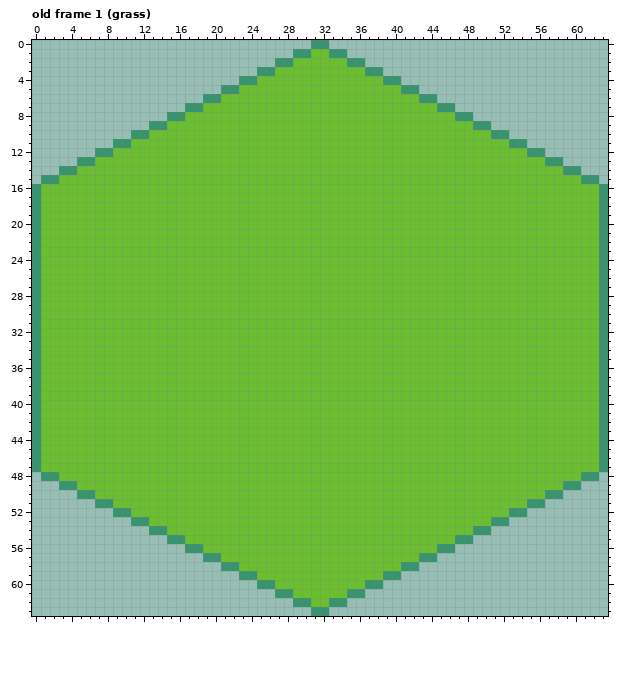
Two states of a pixel-art file, aseprite/tiles.aseprite. The picture above was drawn from the file before the commit.
64x64 pixels, 10 frames. Pixels under 10% opacity are left out. Colours within 5 levels of each other are drawn and written as one. Shown: old frame 1 (grass). The commit also changed other frames, which this record leaves out.
Now the later version:
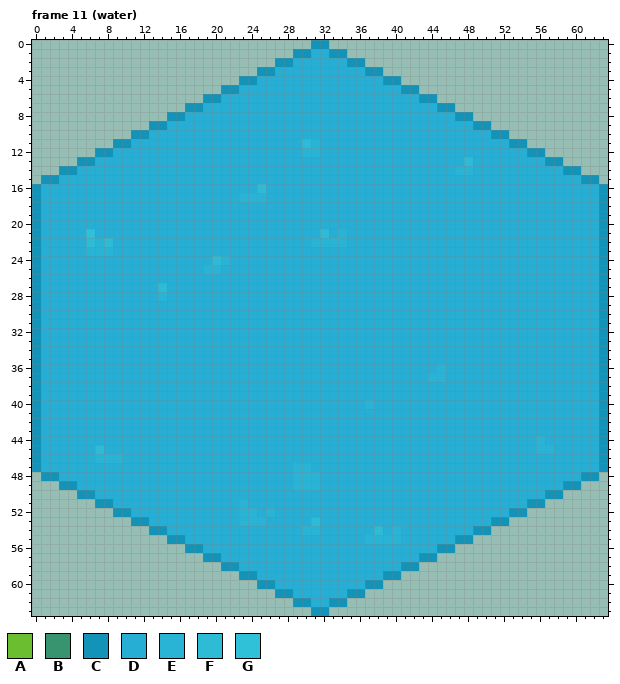
Palette (. is transparent): A #6abe30  B #37946e  C #1393b8  D #27aed5  E #29b4d6  F #2dbbd6  G #2fc1d7
A new or re-ordered frame is compared with the old frame closest to it.
Edits made:
frames 10 -> 16
Changed rows in their new state; - is an unchanged pixel.
Frame 11 (water) is new; against old frame 1 (grass), layers "Layer 1", "Base":
first column x 0:
 0 -------------------------------CC-------------------------------
 1 -----------------------------CCDDCC-----------------------------
 2 ---------------------------CCDDDDDDCC---------------------------
 3 -------------------------CCDDDDDDDDDDCC-------------------------
 4 -----------------------CCDDDDDDDDDDDDDDCC-----------------------
 5 ---------------------CCDDDDDDDDDDDDDDDDDDCC---------------------
 6 -------------------CCDDDDDDDDDDDDDDDDDDDDDDCC-------------------
 7 -----------------CCDDDDDDDDDDDDDDDDDDDDDDDDDDCC-----------------
 8 ---------------CCDDDDDDDDDDDDDDDDDDDDDDDDDDDDDDCC---------------
 9 -------------CCDDDDDDDDDDDDDDDDDDDDDDDDDDDDDDDDDDCC-------------
10 -----------CCDDDDDDDDDDDDDDDDDDDDDDDDDDDDDDDDDDDDDDCC-----------
11 ---------CCDDDDDDDDDDDDDDDDDDDFEDDDDDDDDDDDDDDDDDDDDDCC---------
12 -------CCDDDDDDDDDDDDDDDDDDDDDEEDDDDDDDDDDDDDDDDDDDDDDDCC-------
13 -----CCDDDDDDDDDDDDDDDDDDDDDDDDDDDDDDDDDDDDDDDDDFDDDDDDDDCC-----
14 ---CCDDDDDDDDDDDDDDDDDDDDDDDDDDDDDDDDDDDDDDDDDDEEDDDDDDDDDDCC---
15 -CCDDDDDDDDDDDDDDDDDDDDDDDDDDDDDDDDDDDDDDDDDDDDDDDDDDDDDDDDDDCC-
16 CDDDDDDDDDDDDDDDDDDDDDDDDFDDDDDDDDDDDDDDDDDDDDDDDDDDDDDDDDDDDDDC
17 CDDDDDDDDDDDDDDDDDDDDDDEEEDDDDDDDDDDDDDDDDDDDDDDDDDDDDDDDDDDDDDC
18 CDDDDDDDDDDDDDDDDDDDDDDDDDDDDDDDDDDDDDDDDDDDDDDDDDDDDDDDDDDDDDDC
19 CDDDDDDDDDDDDDDDDDDDDDDDDDDDDDDDDDDDDDDDDDDDDDDDDDDDDDDDDDDDDDDC
20 CDDDDDDDDDDDDDDDDDDDDDDDDDDDDDDDDDDDDDDDDDDDDDDDDDDDDDDDDDDDDDDC
21 CDDDDDGDDDDDDDDDDDDDDDDDDDDDDDDDFDEDDDDDDDDDDDDDDDDDDDDDDDDDDDDC
22 CDDDDDFEFDDDDDDDDDDDDDDDDDDDDDDEEEEDDDDDDDDDDDDDDDDDDDDDDDDDDDDC
23 CDDDDDEEEDDDDDDDDDDDDDDDDDDDDDDDDDDDDDDDDDDDDDDDDDDDDDDDDDDDDDDC
24 CDDDDDDDDDDDDDDDDDDDFEDDDDDDDDDDDDDDDDDDDDDDDDDDDDDDDDDDDDDDDDDC
25 CDDDDDDDDDDDDDDDDDDEEDDDDDDDDDDDDDDDDDDDDDDDDDDDDDDDDDDDDDDDDDDC
26 CDDDDDDDDDDDDDDDDDDDDDDDDDDDDDDDDDDDDDDDDDDDDDDDDDDDDDDDDDDDDDDC
27 CDDDDDDDDDDDDDFDDDDDDDDDDDDDDDDDDDDDDDDDDDDDDDDDDDDDDDDDDDDDDDDC
28 CDDDDDDDDDDDDDEDDDDDDDDDDDDDDDDDDDDDDDDDDDDDDDDDDDDDDDDDDDDDDDDC
29 CDDDDDDDDDDDDDDDDDDDDDDDDDDDDDDDDDDDDDDDDDDDDDDDDDDDDDDDDDDDDDDC
30 CDDDDDDDDDDDDDDDDDDDDDDDDDDDDDDDDDDDDDDDDDDDDDDDDDDDDDDDDDDDDDDC
31 CDDDDDDDDDDDDDDDDDDDDDDDDDDDDDDDDDDDDDDDDDDDDDDDDDDDDDDDDDDDDDDC
32 CDDDDDDDDDDDDDDDDDDDDDDDDDDDDDDDDDDDDDDDDDDDDDDDDDDDDDDDDDDDDDDC
33 CDDDDDDDDDDDDDDDDDDDDDDDDDDDDDDDDDDDDDDDDDDDDDDDDDDDDDDDDDDDDDDC
34 CDDDDDDDDDDDDDDDDDDDDDDDDDDDDDDDDDDDDDDDDDDDDDDDDDDDDDDDDDDDDDDC
35 CDDDDDDDDDDDDDDDDDDDDDDDDDDDDDDDDDDDDDDDDDDDDDDDDDDDDDDDDDDDDDDC
36 CDDDDDDDDDDDDDDDDDDDDDDDDDDDDDDDDDDDDDDDDDDDDEDDDDDDDDDDDDDDDDDC
37 CDDDDDDDDDDDDDDDDDDDDDDDDDDDDDDDDDDDDDDDDDDDEEDDDDDDDDDDDDDDDDDC
38 CDDDDDDDDDDDDDDDDDDDDDDDDDDDDDDDDDDDDDDDDDDDDDDDDDDDDDDDDDDDDDDC
39 CDDDDDDDDDDDDDDDDDDDDDDDDDDDDDDDDDDDDDDDDDDDDDDDDDDDDDDDDDDDDDDC
40 CDDDDDDDDDDDDDDDDDDDDDDDDDDDDDDDDDDDDEDDDDDDDDDDDDDDDDDDDDDDDDDC
41 CDDDDDDDDDDDDDDDDDDDDDDDDDDDDDDDDDDDDDDDDDDDDDDDDDDDDDDDDDDDDDDC
42 CDDDDDDDDDDDDDDDDDDDDDDDDDDDDDDDDDDDDDDDDDDDDDDDDDDDDDDDDDDDDDDC
43 CDDDDDDDDDDDDDDDDDDDDDDDDDDDDDDDDDDDDDDDDDDDDDDDDDDDDDDDDDDDDDDC
44 CDDDDDDDDDDDDDDDDDDDDDDDDDDDDDDDDDDDDDDDDDDDDDDDDDDDDDDDEDDDDDDC
45 CDDDDDDFDDDDDDDDDDDDDDDDDDDDDDDDDDDDDDDDDDDDDDDDDDDDDDDDEEDDDDDC
46 CDDDDDDEEEDDDDDDDDDDDDDDDDDDDDDDDDDDDDDDDDDDDDDDDDDDDDDDDDDDDDDC
47 CDDDDDDDDDDDDDDDDDDDDDDDDDDDDEEDDDDDDDDDDDDDDDDDDDDDDDDDDDDDDDDC
48 -CCDDDDDDDDDDDDDDDDDDDDDDDDDDEEEDDDDDDDDDDDDDDDDDDDDDDDDDDDDDCC-
49 ---CCDDDDDDDDDDDDDDDDDDDDDDDDEEEDDDDDDDDDDDDDDDDDDDDDDDDDDDCC---
50 -----CCDDDDDDDDDDDDDDDDDDDDDDDDDDDDDDDDDDDDDDDDDDDDDDDDDDCC-----
51 -------CCDDDDDDDDDDDDDDEDDDDDDDDDDDDDDDDDDDDDDDDDDDDDDDCC-------
52 ---------CCDDDDDDDDDDDDEEDEDDDDDDDDDDDDDDDDDDDDDDDDDDCC---------
53 -----------CCDDDDDDDDDDEEEDDDDDFDDDDDDDDDDDDDDDDDDDCC-----------
54 -------------CCDDDDDDDDDDDDDDDEEDDDDDDFDEDDDDDDDDCC-------------
55 ---------------CCDDDDDDDDDDDDDDDDDDDDEEEEDDDDDDCC---------------
56 -----------------CCDDDDDDDDDDDDDDDDDDDDDDDDDDCC-----------------
57 -------------------CCDDDDDDDDDDDDDDDDDDDDDDCC-------------------
58 ---------------------CCDDDDDDDDDDDDDDDDDDCC---------------------
59 -----------------------CCDDDDDDDDDDDDDDCC-----------------------
60 -------------------------CCDDDDDDDDDDCC-------------------------
61 ---------------------------CCDDDDDDCC---------------------------
62 -----------------------------CCDDCC-----------------------------
63 -------------------------------CC-------------------------------
Changed places in both pictures, as pixel boxes (x1, y1, x2, y2):
changed: (32, 40, 608, 616)
